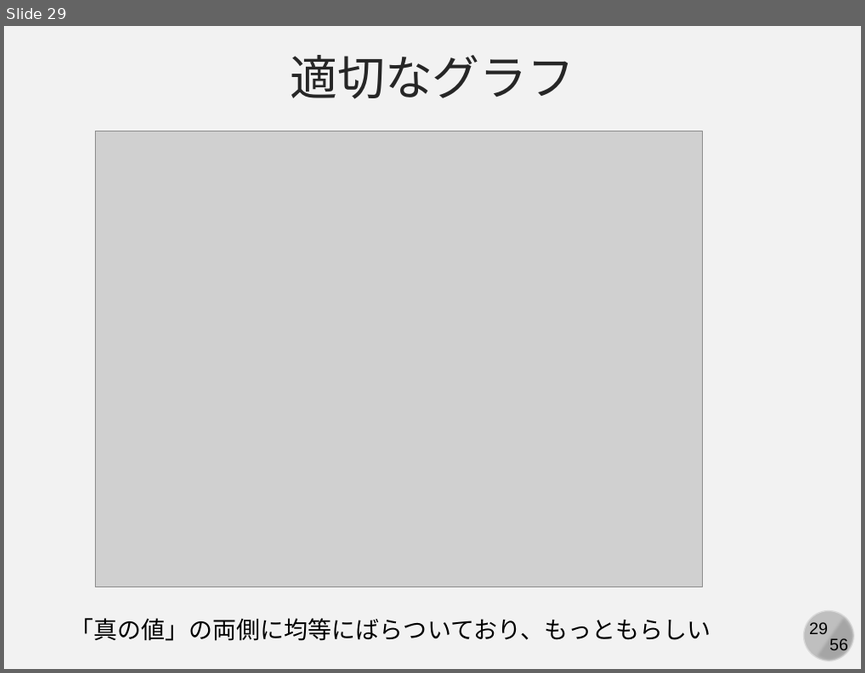
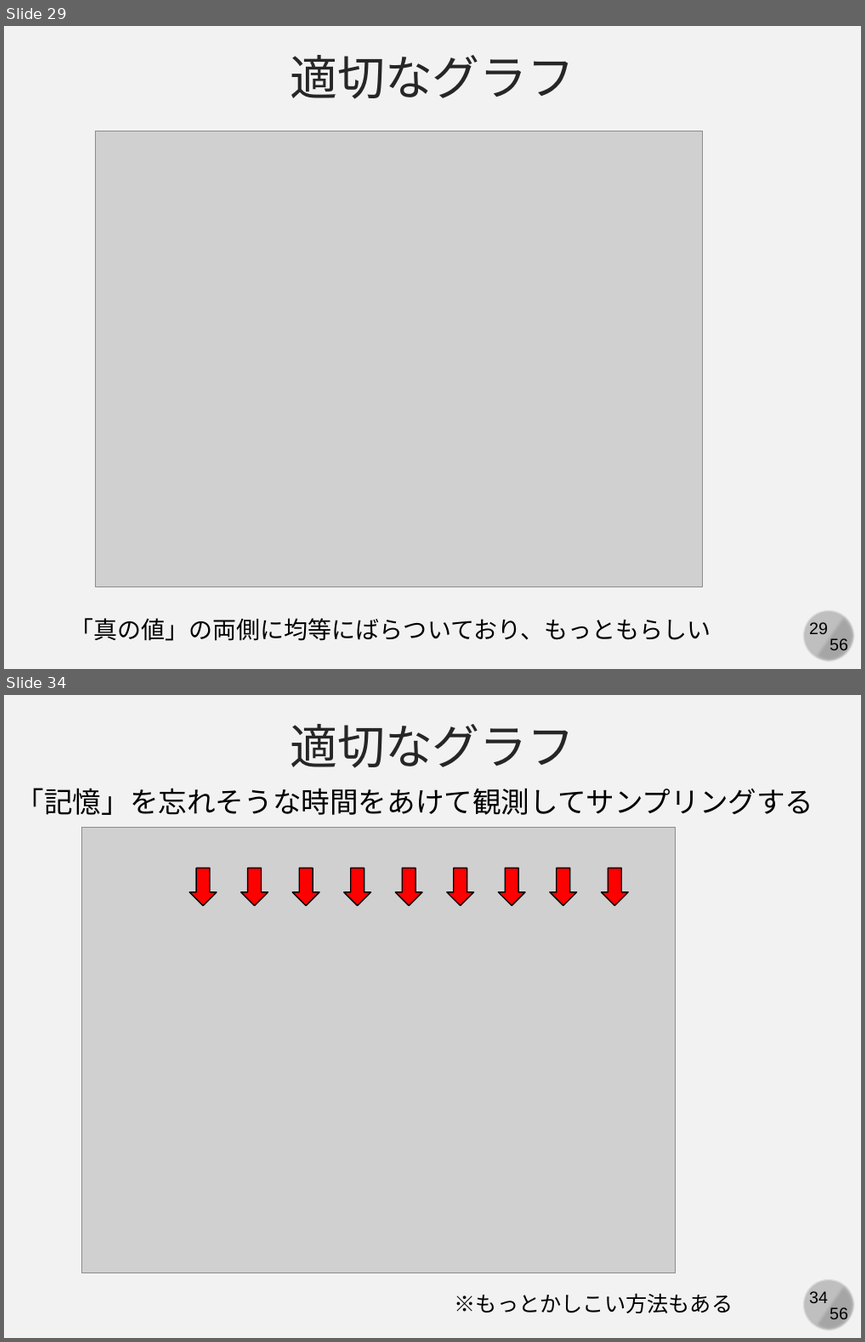
Before and after one commit to kaityo256/simulation_engineering, a slide deck: 03_mc_advanced/simulation03.pptx. Shown one above the other, each under a label of ours: slide 29 before the commit, slides 29 and 34 after it; the slides between them are not shown. The pictures are 865x673 and 865x1342 pixels, drawn with LibreOffice and Linux fonts; fonts in the diff are those of the drawing; grey boxes stand for pictures. Boxes give left, top, right and bottom in pixels: in the first picture for what was removed or moved away, otherwise in the second. Text is boxed around its words. In the diff, an @@ line names an element or a change of style, - is before the commit and + after.

```diff
--- a/03_mc_advanced/simulation03.pptx
+++ b/03_mc_advanced/simulation03.pptx
@@ slide 34 added at [4, 695, 861, 1338], background #F2F2F2; not listed: 4 template elements that a slide beside it also shows @@
@@ text added at [290, 724, 575, 768], 40 pt, text #262626 @@
+適切なグラフ
@@ text added at [16, 788, 814, 815], 24 pt, text #000000 @@
+「記憶」を忘れそうな時間をあけて観測してサンプリングする
@@ picture added at [82, 828, 676, 1273] @@
@@ down arrow added at [190, 868, 216, 906], fill #FF0000, outline #000000 1 pt @@
@@ down arrow added at [241, 868, 268, 906], fill #FF0000, outline #000000 1 pt @@
@@ down arrow added at [293, 868, 319, 906], fill #FF0000, outline #000000 1 pt @@
@@ down arrow added at [344, 868, 370, 906], fill #FF0000, outline #000000 1 pt @@
@@ down arrow added at [396, 868, 422, 906], fill #FF0000, outline #000000 1 pt @@
@@ down arrow added at [447, 868, 473, 906], fill #FF0000, outline #000000 1 pt @@
@@ down arrow added at [499, 868, 525, 906], fill #FF0000, outline #000000 1 pt @@
@@ down arrow added at [550, 868, 576, 906], fill #FF0000, outline #000000 1 pt @@
@@ down arrow added at [602, 868, 628, 906], fill #FF0000, outline #000000 1 pt @@
@@ text added at [454, 1293, 733, 1313], 18 pt, text #000000 @@
+※もっとかしこい方法もある
```
Also in this commit, not shown: 1 slide changed, 9 other slides added, 15 other files.
